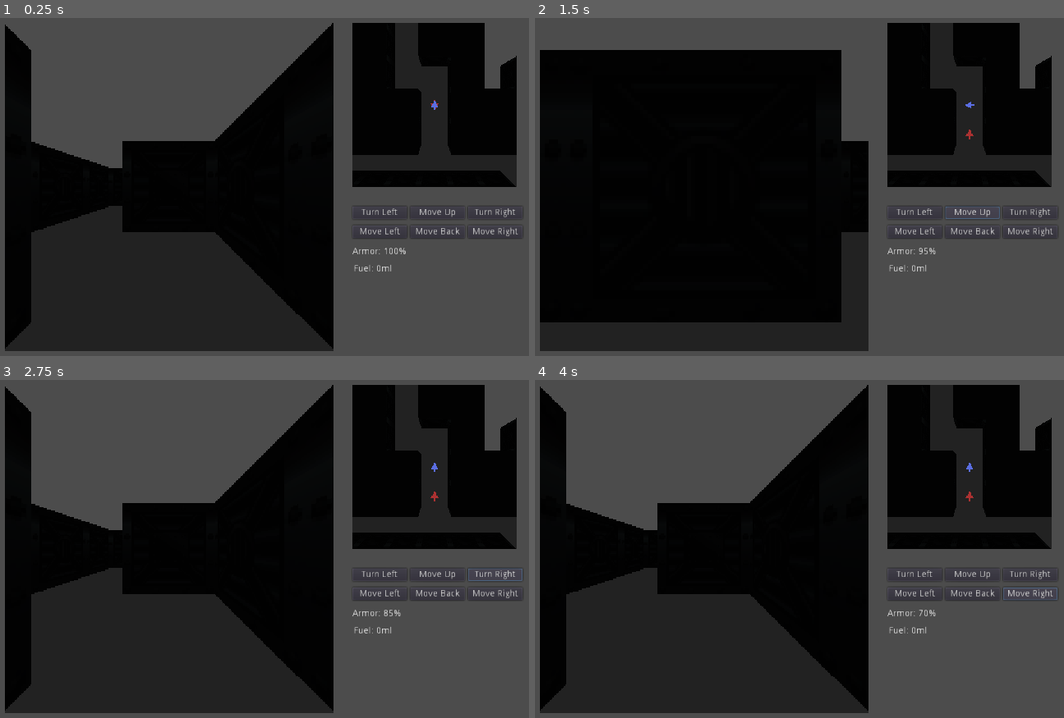
Above: before the commit, frames 1-4 (two rows, left to right).
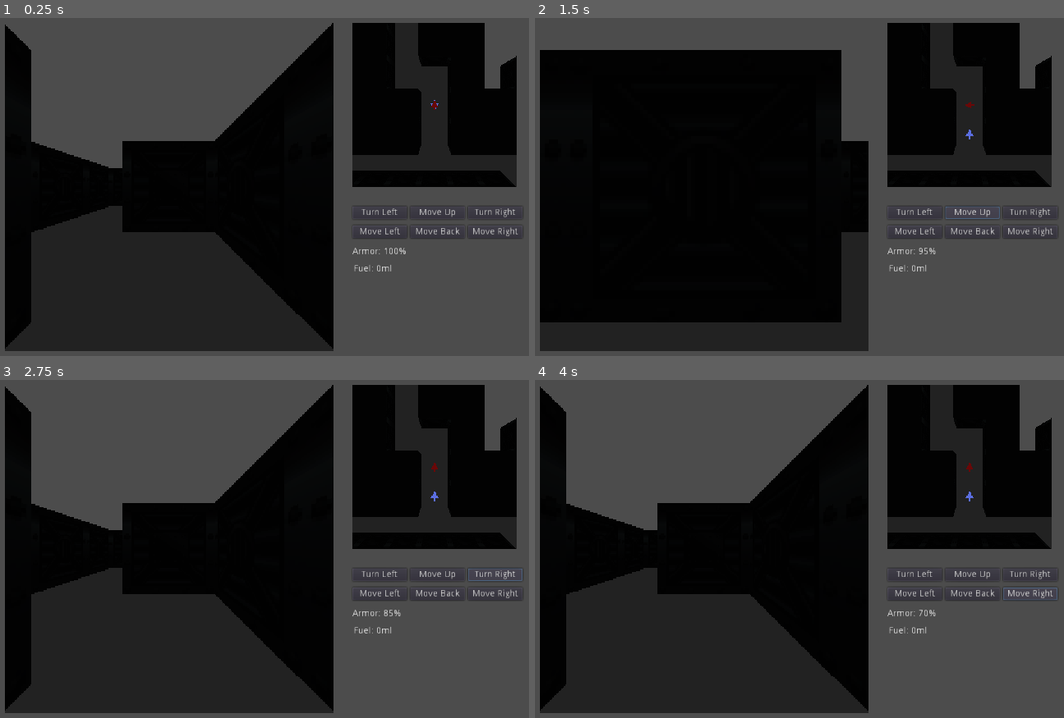
Above: after the commit, the same moments.

Repository: archaeopteryx4216/dungeon-crawler-jam-2021
Game: Godot game, scene res://main.tscn
Two runs of this game, one before a commit and one after it. Both use one fixed random seed, a clock stepped at 60 frames per second and the inputs below.
Inputs:
- Up to frame 1 (0.25 s): no input
- Up to frame 2 (1.5 s): click "Turn Left" at 0.5 s; click "Move Up" at 1.25 s
- Up to frame 3 (2.75 s): click "Turn Right" at 2 s
- Up to frame 4 (4 s): click "Move Left" at 2.75 s; click "Move Right" at 3.5 s

The runs differ from the first frame. In frame 1, less than 0.1% of the frame differs, in the area x 81-83%, y 24-28%; in frame 2, less than 0.1%; in frame 3, less than 0.1%, in the area x 81-83%, y 24-36%; in frame 4, less than 0.1%.

Commit message:
AI overhaul
Also changed color of player and enemy overhead arrow sprites

Diff:
--- a/enemy.tscn
+++ b/enemy.tscn
@@ -10,6 +10,8 @@
 [ext_resource path="res://3D_Sprites/alienattack1.png" type="Texture" id=8]
 [ext_resource path="res://3D_Sprites/alienattack3.png" type="Texture" id=9]
 [ext_resource path="res://3D_Sprites/aliendying.png" type="Texture" id=10]
+[ext_resource path="res://3D_Sprites/alienflee1.png" type="Texture" id=11]
+[ext_resource path="res://3D_Sprites/alienflee2.png" type="Texture" id=12]
 
 [sub_resource type="SpriteFrames" id=1]
 animations = [ {
@@ -27,6 +29,14 @@
 "speed": 5.0
 } ]
 
+[sub_resource type="SpriteFrames" id=6]
+animations = [ {
+"frames": [ ExtResource( 11 ), ExtResource( 12 ) ],
+"loop": true,
+"name": "default",
+"speed": 2.0
+} ]
+
 [sub_resource type="SpriteFrames" id=3]
 animations = [ {
 "frames": [ ExtResource( 10 ) ],
@@ -42,8 +52,6 @@
 "name": "default",
 "speed": 5.0
 } ]
-
-[sub_resource type="CapsuleShape" id=5]
 
 [node name="enemy" type="Spatial" groups=[
 "enemies",
@@ -85,7 +93,6 @@
 pixel_size = 0.015
 billboard = 2
 frames = SubResource( 1 )
-frame = 1
 playing = true
 
 [node name="attacking" type="AnimatedSprite3D" parent="."]
@@ -95,6 +102,14 @@
 billboard = 2
 frames = SubResource( 2 )
 frame = 1
+playing = true
+
+[node name="fleeing" type="AnimatedSprite3D" parent="."]
+visible = false
+layers = 2
+pixel_size = 0.015
+billboard = 2
+frames = SubResource( 6 )
 playing = true
 
 [node name="dying" type="AnimatedSprite3D" parent="."]
@@ -111,20 +126,26 @@
 billboard = 2
 frames = SubResource( 4 )
 
-[node name="Area" type="Area" parent="."]
-visible = false
-
-[node name="CollisionShape" type="CollisionShape" parent="Area"]
-transform = Transform( 0.75, 0, 0, 0, -8.14603e-08, -0.5, 0, 0.5, -8.14603e-08, 0, -0.2, 0 )
-visible = false
-shape = SubResource( 5 )
-
 [node name="death_timer" type="Timer" parent="."]
 one_shot = true
 
 [node name="removal_timer" type="Timer" parent="."]
 wait_time = 5.0
 one_shot = true
+
+[node name="frightened_timer" type="Timer" parent="."]
+wait_time = 5.0
+one_shot = true
+
+[node name="scatter_timer" type="Timer" parent="."]
+wait_time = 10.0
+one_shot = true
+
+[node name="chase_timer" type="Timer" parent="."]
+wait_time = 10.0
 [connection signal="timeout" from="action_timer" to="." method="_on_action_timer_timeout"]
 [connection signal="timeout" from="death_timer" to="." method="_on_death_timer_timeout"]
 [connection signal="timeout" from="removal_timer" to="." method="_on_removal_timer_timeout"]
+[connection signal="timeout" from="frightened_timer" to="." method="_on_frightened_timer_timeout"]
+[connection signal="timeout" from="scatter_timer" to="." method="_on_scatter_timer_timeout"]
+[connection signal="timeout" from="chase_timer" to="." method="_on_chase_timer_timeout"]
--- a/enemy_ai.gd
+++ b/enemy_ai.gd
@@ -30,11 +30,80 @@
 var facing
 var target_position = Vector3(0,0,0)
 var mode
+var passable
+var frightened_damage = 0
+
+# Functions for switching the AI mode
+func set_mode_chase():
+	if mode != DYING and mode != DEAD:
+		mode = CHASE
+		passable = false
+		$walking.visible = true
+		$attacking.visible = false
+		$fleeing.visible = false
+		$dying.visible = false
+		$dead.visible = false
+		$chase_timer.start()
+
+func set_mode_scatter():
+	if mode != DYING and mode != DEAD:
+		mode = SCATTER
+		passable = true
+		$walking.visible = false
+		$attacking.visible = false
+		$fleeing.visible = false
+		$dying.visible = false
+		$dead.visible = false
+		$scatter_timer.start()
+
+func set_mode_frightened():
+	if mode != DYING and mode != DEAD:
+		sudden_turn()
+		mode = FRIGHTENED
+		passable = false
+		frightened_damage = 0
+		$walking.visible = false
+		$attacking.visible = false
+		$fleeing.visible = true
+		$dying.visible = false
+		$dead.visible = false
+		$frightened_timer.start()
+
+func set_mode_attacking():
+	if mode != DYING and mode != DEAD:
+		mode = ATTACK
+		passable = false
+		$walking.visible = false
+		$attacking.visible = true
+		$fleeing.visible = false
+		$dying.visible = false
+		$dead.visible = false
+		# No timer for this mode
+
+func set_mode_dying():
+	mode = DYING
+	passable = false
+	$walking.visible = false
+	$attacking.visible = false
+	$fleeing.visible = false
+	$dying.visible = true
+	$dead.visible = false
+	$death_timer.start()
+
+func set_mode_dead():
+	mode = DEAD
+	passable = true
+	$walking.visible = false
+	$attacking.visible = false
+	$fleeing.visible = false
+	$dying.visible = false
+	$dead.visible = true
+	$removal_timer.start()
 
 # Initialize the enemy
 func _ready():
 	facing = SOUTH
-	mode = CHASE
+	set_mode_chase()
 	home_position = Vector3(0,0,0)
 	target_position = home_position
 
@@ -53,6 +122,14 @@
 # Set the home point for the enemy (for use in scatter mode)
 func set_home_position(pos):
 	home_position = pos
+
+# Force a sudden turn:
+func sudden_turn():
+	force_update_all_raycast()
+	var turn_options = gather_turn_options()
+	if len(turn_options) > 0:
+		turn_options.shuffle()
+		turn(turn_options[0])
 
 # Update all collision detection rays
 func force_update_all_raycast():
@@ -113,7 +190,24 @@
 
 # AI Actions for the scatter mode
 func scatter():
-	pass
+	# Step 1) Take a step forward
+	var position = get_translation()
+	position = take_step(position, facing)
+	set_translation(position)
+	force_update_all_raycast()
+	# Step 2) Check forward, left, and right to see options for movement
+	# Note: Also checking reverse (Different from pacman AI!) to avoid
+	# being stuck going one way down a long coridor. Downside is that the alien
+	# can now get trapped if the player is in a separate parallel coridor.
+	var turn_options = gather_turn_options()
+	if len(turn_options) == 0:
+		turn("reverse")
+	else:
+		# Step 4) Choose a random direction
+		turn_options.shuffle()
+		var chosen_direction = turn_options[0]
+		# At this point chosen_direction is where we should turn
+		turn(chosen_direction)
 
 # AI Actions for the frightened mode
 func flee():
@@ -136,31 +230,31 @@
 	if len(turn_options) == 0:
 		turn("reverse")
 	else:
-		# Step 4) Pick a random option since we are fleeing
-		turn_options.shuffle()
-		turn(turn_options[0])
+		# Step 4) Check each option to find the one farthest from the target
+		var largest_distance = 0
+		var chosen_direction = ""
+		for possible_turn in turn_options:
+			var new_cardinal_facing = turn_updated_facing(possible_turn)
+			var distance_to_target = target_position.distance_to(take_step(get_translation(), new_cardinal_facing))
+			if distance_to_target > largest_distance:
+				largest_distance = distance_to_target
+				chosen_direction = possible_turn
+		# At this point chosen_direction is where we should turn
+		turn(chosen_direction)
 
 # Take an AI action each time the timer expires
 func _on_action_timer_timeout():
 	if mode == CHASE:
-		$"./walking".visible = true
-		$"./attacking".visible = false
 		chase()
 		if target_position != null and get_translation().distance_to(target_position) < 2.5:
-			mode = ATTACK
+			set_mode_attacking()
 	elif mode == ATTACK:
-		$"./walking".visible = false
-		$"./attacking".visible = true
 		attack()
 		if target_position != null and get_translation().distance_to(target_position) >= 2.5:
-			mode = CHASE
+			set_mode_chase()
 	elif mode == SCATTER:
-		$"./walking".visible = true
-		$"./attacking".visible = false
 		scatter()
 	elif mode == FRIGHTENED:
-		$"./walking".visible = true
-		$"./attacking".visible = false
 		flee()
 
 # Given the current facing (stored in a global) and the turn direction,
@@ -218,28 +312,38 @@
 	elif direction == "reverse":
 		set_rotation(get_rotation() + Vector3(0,PI,0))
 
+func is_passable():
+	return passable
+
 func _on_flamethrower(positions):
-	for pos in positions:
-		if get_translation().distance_to(pos) < 1:
-			health -= 1
-			break
-	if mode != DEAD and mode != DYING and health <= 0:
-		mode = DYING
-		$"./walking".visible = false
-		$"./attacking".visible = false
-		$"./dying".visible = true
-		$death_timer.start()
-
+	if mode != SCATTER and mode != DYING and mode != DEAD:
+		for pos in positions:
+			if get_translation().distance_to(pos) < 1:
+				health -= 1
+				frightened_damage += 1
+				if frightened_damage > (randi()%1000 + 1):
+					set_mode_frightened()
+				break
+		if mode != DEAD and mode != DYING and health <= 0:
+			set_mode_dying()
 
 
 func _on_death_timer_timeout():
-	mode = DEAD
-	$"./walking".visible = false
-	$"./attacking".visible = false
-	$"./dying".visible = false
-	$"./dead".visible = true
-	$removal_timer.start()
+	set_mode_dead()
 
 
 func _on_removal_timer_timeout():
 	queue_free()
+
+
+func _on_frightened_timer_timeout():
+	sudden_turn()
+	set_mode_chase()
+
+
+func _on_scatter_timer_timeout():
+	set_mode_chase()
+
+
+func _on_chase_timer_timeout():
+	set_mode_scatter()
--- a/main.gd
+++ b/main.gd
@@ -66,7 +66,7 @@
 
 func overlapping_an_enemy(position):
 	for enemy in $enemies.get_children():
-		if position.distance_to(enemy.get_translation()) < 1:
+		if position.distance_to(enemy.get_translation()) < 1 and not enemy.is_passable():
 			return true
 	return false
 
--- a/main.tscn
+++ b/main.tscn
@@ -2,7 +2,7 @@
 
 [ext_resource path="res://main.gd" type="Script" id=1]
 [ext_resource path="res://wall_mesh_library.tres" type="MeshLibrary" id=2]
-[ext_resource path="res://player_arrow.png" type="Texture" id=3]
+[ext_resource path="res://3D_Sprites/player_arrow.png" type="Texture" id=3]
 [ext_resource path="res://crosshairs.png" type="Texture" id=4]
 [ext_resource path="res://crosshairs.gd" type="Script" id=5]
 [ext_resource path="res://enemy.tscn" type="PackedScene" id=7]
@@ -169,7 +169,7 @@
 transform = Transform( 1, 0, 0, 0, 1, 0, 0, 0, 1, 1, -1, 1 )
 mesh_library = ExtResource( 2 )
 data = {
-"cells": PoolIntArray( 0, 0, 1, 1, 0, 1, 9, 0, 1, 65530, 0,  …(249 unchanged characters)…  5, 1, 4, 5, 1, 5, 5, 1, 6, 5, 1, 7, 5, 536870913, 0, 65528, 1, 65530, 65528, 1, 65531, 6 …(700 unchanged characters)…
+"cells": PoolIntArray( 0, 0, 1, 1, 0, 1, 9, 0, 1, 65530, 0,  …(249 unchanged characters)…  5, 1, 4, 5, 1, 5, 5, 1, 6, 5, 1, 7, 5, 1, 0, 65528, 1, 65530, 65528, 1, 65531, 6 …(700 unchanged characters)…
 }
 __meta__ = {
 "_editor_clip_": 0
Not shown, changed: 3D_Sprites/alienflee1.png.import
Not shown, changed: 3D_Sprites/alienflee2.png.import
Binary file changed: 3D_Sprites/enemy_arrow.png
Binary file added: 3D_Sprites/player_arrow.png
Not shown, changed: 3D_Sprites/player_arrow.png.import
Not shown: 1 places in enemy.tscn that only renumber resources
Binary file removed: player_arrow.png
